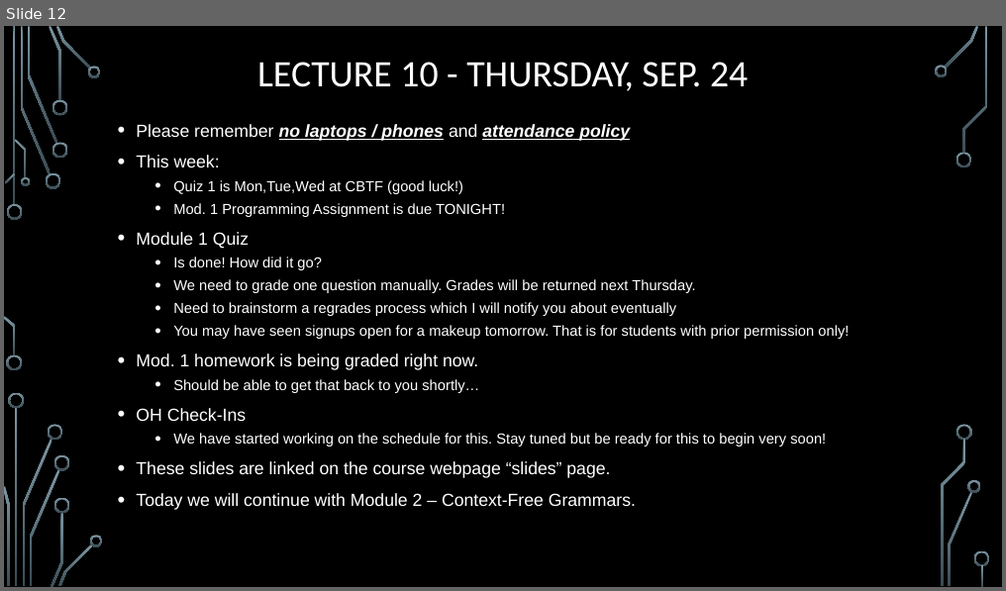
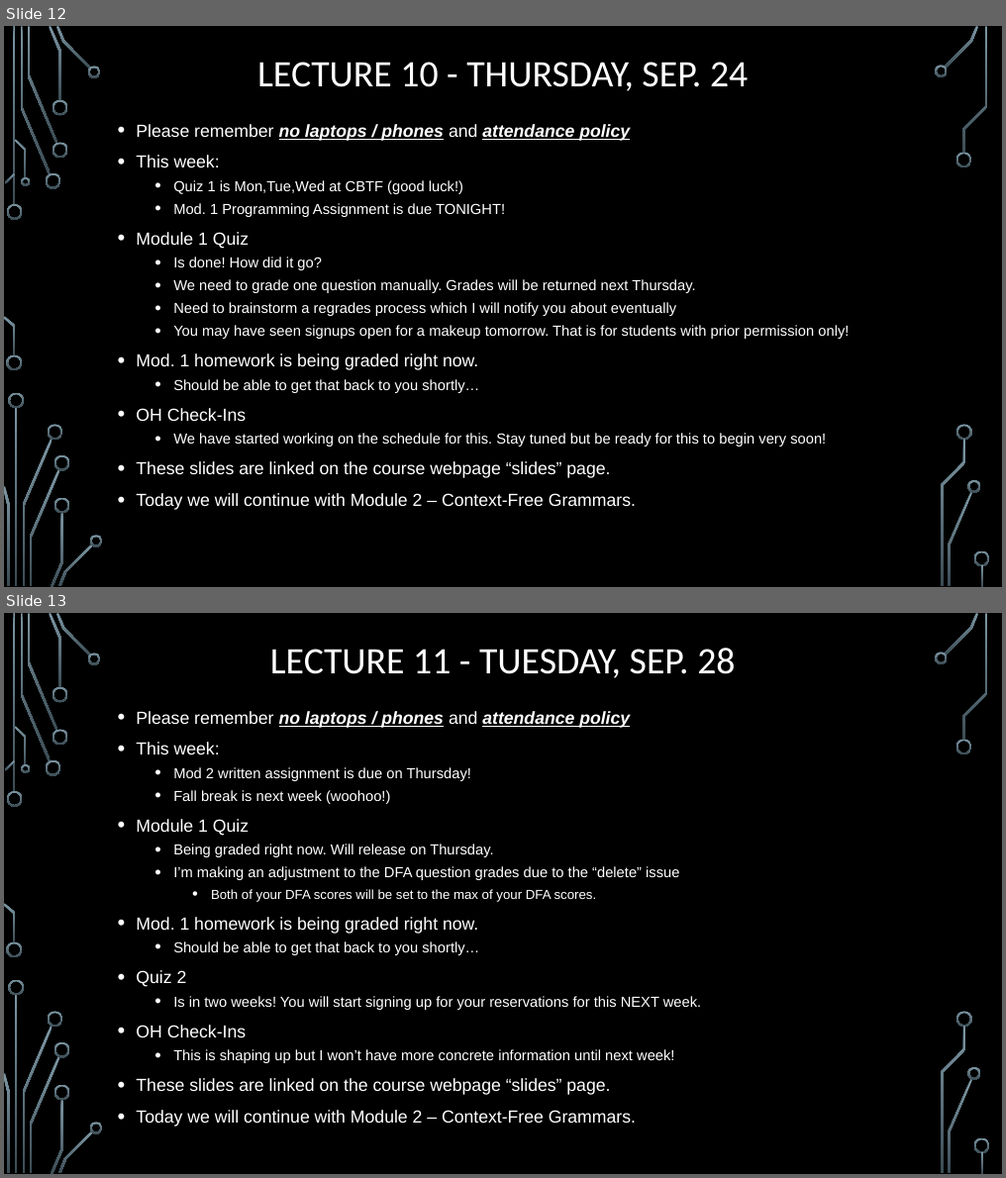
Before and after one commit to markfloryan/dmt2, a slide deck: slides/00-DailyAnnouncements.pptx. Shown one above the other, each under a label of ours: slide 12 before the commit, slides 12 and 13 after it. The pictures are 1006x591 and 1006x1178 pixels, drawn with LibreOffice and Linux fonts; fonts in the diff are those of the drawing; background and template pictures are left out. Boxes give left, top, right and bottom in pixels: in the first picture for what was removed or moved away, otherwise in the second. Text is boxed around its words. In the diff, an @@ line names an element or a change of style, - is before the commit and + after.

```diff
--- a/slides/00-DailyAnnouncements.pptx
+++ b/slides/00-DailyAnnouncements.pptx
@@ slide 13 added at bbox=[4, 613, 1002, 1174], background picture (left out); not listed: 36 template elements that a slide beside it also shows @@
@@ title added at bbox=[270, 648, 735, 678], 36 pt, text #FFFFFF @@
+LECTURE 11 - TUESDAY, SEP. 28
@@ text added at bbox=[136, 711, 701, 1127], 14 pt, text #FFFFFF @@
+• Please remember no laptops / phones and attendance policy
+• This week:
+  • Mod 2 written assignment is due on Thursday!
+  • Fall break is next week (woohoo!)
+• Module 1 Quiz
+  • Being graded right now. Will release on Thursday.
+  • I’m making an adjustment to the DFA question grades due to the “delete” issue
+    • Both of your DFA scores will be set to the max of your DFA scores.
+• Mod. 1 homework is being graded right now.
+  • Should be able to get that back to you shortly…
+• Quiz 2
+  • Is in two weeks! You will start signing up for your reservations for this NEXT week.
+• OH Check-Ins
+  • This is shaping up but I won’t have more concrete information until next week!
+• These slides are linked on the course webpage “slides” page.
+• Today we will continue with Module 2 – Context-Free Grammars.
```
Also in this commit, not shown: 1 slide changed, 7 other files.
